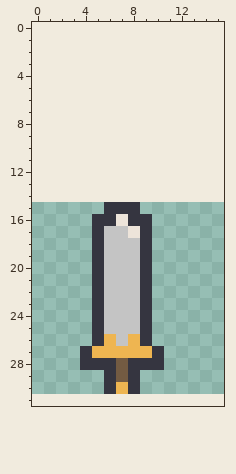
Two versions of one pixel-art sprite, assets/images/sword.png. The first picture shows the starting point.
The file is 16x16 pixels. The old version is drawn lined up with the new one, on the new canvas.
Now the later version:
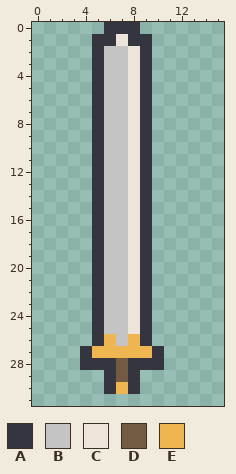
Palette (. is transparent): A #353540  B #c4c4c4  C #ede4da  D #735b42  E #eeb551
The edit:
canvas 16x16 -> 16x32, the old top-left corner now at 0,15
@@ x 3..11 @@
- 0 .........
- 1 .........
- 2 .........
- 3 .........
- 4 .........
- 5 .........
- 6 .........
- 7 .........
- 8 .........
- 9 .........
-10 .........
-11 .........
-12 .........
-13 .........
-14 .........
-15 ...AAA...
-16 ..AACAA..
+ 0 ...AAA...
+ 1 ..AACAA..
+ 2 ..ABBCA..
+ 3 ..ABBCA..
+ 4 ..ABBCA..
+ 5 ..ABBCA..
+ 6 ..ABBCA..
+ 7 ..ABBCA..
+ 8 ..ABBCA..
+ 9 ..ABBCA..
+10 ..ABBCA..
+11 ..ABBCA..
+12 ..ABBCA..
+13 ..ABBCA..
+14 ..ABBCA..
+15 ..ABBCA..
+16 ..ABBCA..
 17 ..ABBCA..
-18 ..ABBBA..
-19 ..ABBBA..
-20 ..ABBBA..
-21 ..ABBBA..
-22 ..ABBBA..
-23 ..ABBBA..
-24 ..ABBBA..
-25 ..ABBBA..
+18 ..ABBCA..
+19 ..ABBCA..
+20 ..ABBCA..
+21 ..ABBCA..
+22 ..ABBCA..
+23 ..ABBCA..
+24 ..ABBCA..
+25 ..ABBCA..
 26 ..AEBEA..
Changed places in both pictures, as pixel boxes (x1, y1, x2, y2):
changed: (92, 22, 152, 334)
